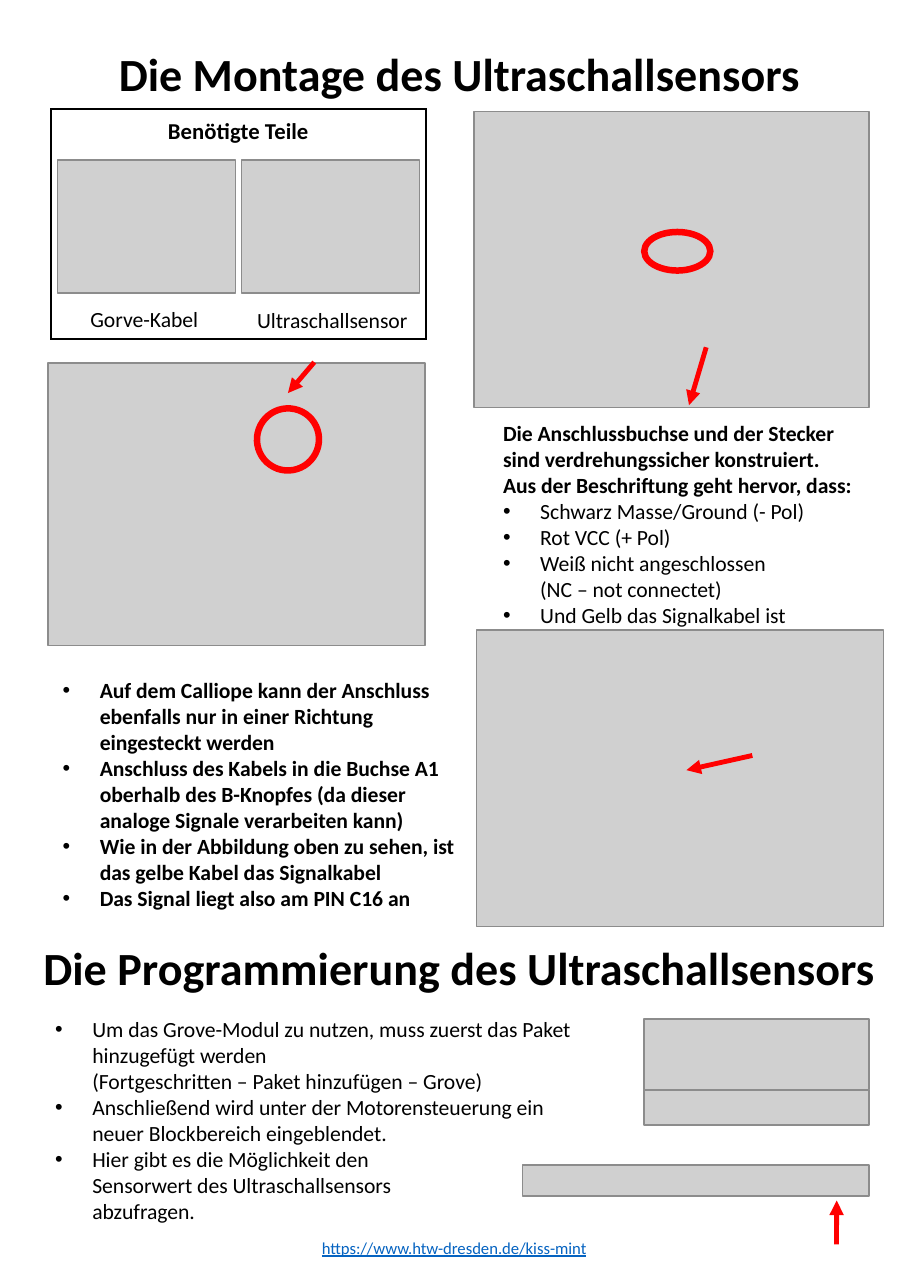
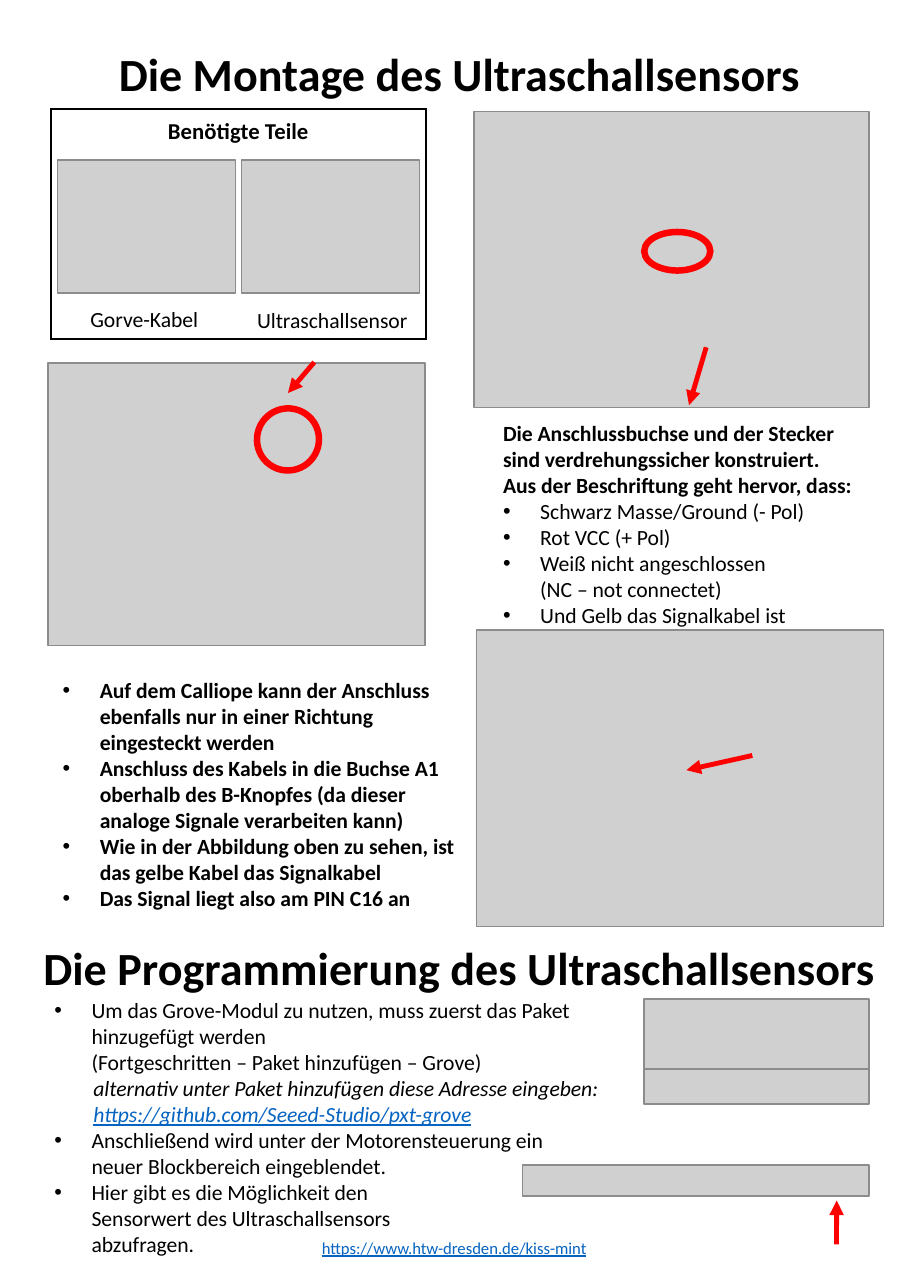
Before and after one commit to macim0/KISS_MINT, a slide deck: slide 2 of Handouts/Handouts-Motor_USR_Servo_IR.pptx. Drawn at 908x1288 pixels with LibreOffice and Linux fonts; fonts in the diff are those of the drawing; grey boxes stand for pictures. Boxes give left, top, right and bottom in pixels: in the first picture for what was removed or moved away, otherwise in the second. Text is boxed around its words. In the diff, an @@ line names an element or a change of style, - is before the commit and + after.

```diff
--- a/Handouts/Handouts-Motor_USR_Servo_IR.pptx
+++ b/Handouts/Handouts-Motor_USR_Servo_IR.pptx
@@ text "Um das Grove-Modul zu nutzen, ..." moved from (x1=92, y1=1022, x2=570, y2=1223) to (x1=92, y1=1003, x2=598, y2=1256) @@
@@ picture moved from (x1=643, y1=1019, x2=868, y2=1090) to (x1=643, y1=998, x2=868, y2=1070) @@
@@ picture moved from (x1=643, y1=1090, x2=868, y2=1126) to (x1=643, y1=1068, x2=868, y2=1104) @@
@@ text at (x1=93, y1=1081, x2=598, y2=1126): paragraphs added @@
+alternativ unter Paket hinzufügen diese Adresse eingeben:
+https://github.com/Seeed-Studio/pxt-grove
```
Also in this commit, not shown: 3 other files.
